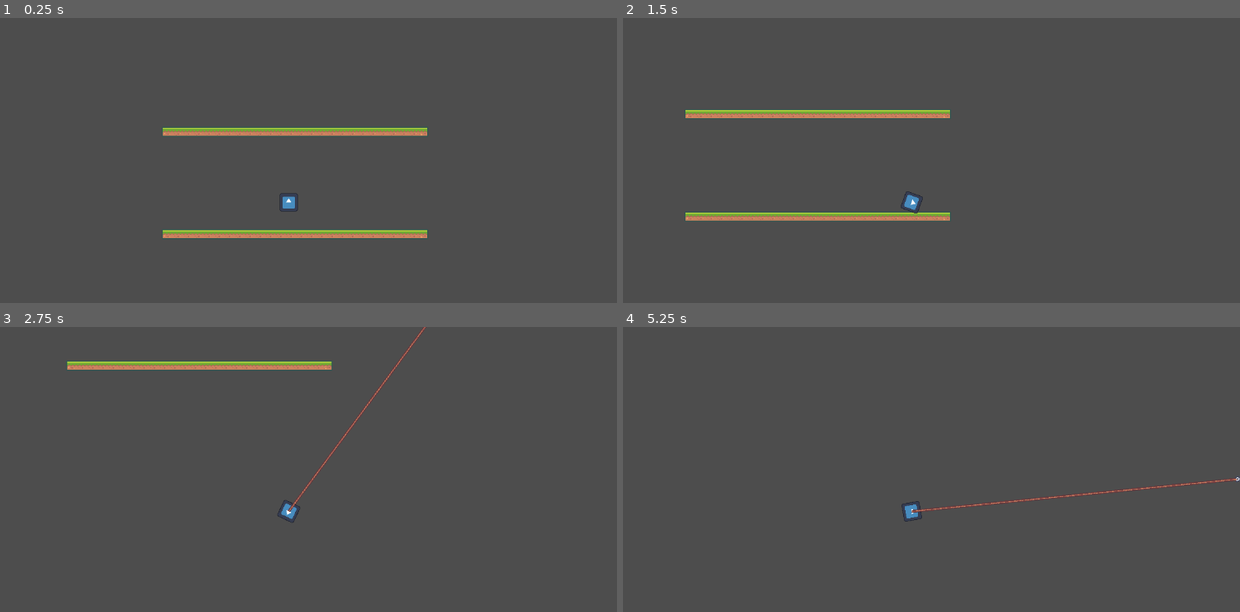
Above: before the commit, frames 1-4 (two rows, left to right).
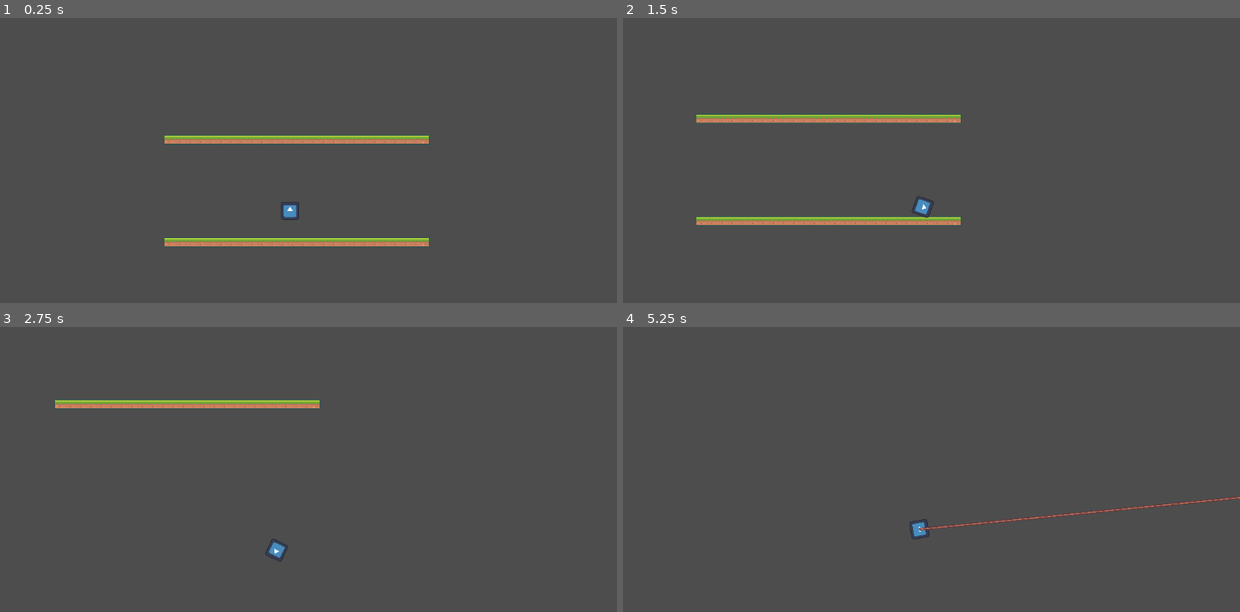
Above: after the commit, the same moments.

Repository: 10Zeeko/Grapls
Game: Godot game, scene res://Levels/level_test.tscn
Same seed, same stepped clock (60 frames per second), same inputs: the game is played once before the commit and once after it. The engine's default icon, where the game draws it, is replaced by a stand-in: a white triangle on a blue panel in a dark square.
Inputs (mouse positions are in pixels of both pictures, inside the frame that each line leads up to):
- Up to frame 1 (0.25 s): no input
- Up to frame 2 (1.5 s): move the mouse to (1054, 183) at 0.52 s; press the mouse at (1054, 183) at 0.53 s; hold D (right) from 0.53 s (still down); tap Space (jump) at 0.77 s; move the mouse to (783, 220) at 1.27 s; release the mouse at (783, 220) at 1.28 s; click (783, 220) at 1.35 s
- Up to frame 3 (2.75 s): tap Space (jump) at 1.52 s; move the mouse to (351, 429) at 2.02 s; release D (right) at 2.03 s; press the mouse at (351, 429) at 2.03 s; hold A (left) from 2.03 s (still down)
- Up to frame 4 (5.25 s): move the mouse to (875, 586) at 2.77 s; release A (left) at 2.78 s; release the mouse at (875, 586) at 2.78 s; hold D (right) 2.78-4.28 s; click (875, 586) at 2.85 s; tap Space (jump) at 3.02, 3.77, 4.52 s; tap Enter at 3.5 s; move the mouse to (1110, 566) at 3.52 s; press the mouse at (1110, 566) at 3.53 s; move the mouse to (715, 455) at 4.27 s; release the mouse at (715, 455) at 4.28 s; hold A (left) 4.28-5.03 s; click (715, 455) at 4.35 s; move the mouse to (943, 512) at 5.02 s; press the mouse at (943, 512) at 5.03 s; hold D (right) from 5.03 s (still down)

The runs differ from the first frame. In frame 1, 5.5% of the frame differs, in the area x 26-70%, y 38-81%; in frame 2, 4.4%; in frame 3, 3.5%; in frame 4, 1.0%.

Commit message:
New player state

Diff:
--- a/GameNodes/Player/player_controller.gd
+++ b/GameNodes/Player/player_controller.gd
@@ -1,6 +1,7 @@
 extends RigidBody2D
 
 @onready var arm = $Arm
+@onready var circle_collision = $CircleCollision
 @export var spring: PinJoint2D
 
 enum State {
@@ -16,11 +17,14 @@
 
 # Player speed
 var speed = 200
-var hook_force = 10
+
 # Jump force
 var jump_force = 300
 var speed_limit = 200
 var hook_speed_limit = 500
+
+# Hook
+var hook_force = 10
 
 func _physics_process(delta):
 	match current_state:
@@ -34,7 +38,9 @@
 			grapling_state()
 		State.HOOKED:
 			hooked_state()
-
+		State.THROW:
+			throw_state()
+	print (current_state)
 	spring.position = $Arm/Tip/StaticBody2D.global_position
 
 func idle_state():
@@ -83,7 +89,7 @@
 	if not arm.hooked:
 		spring.node_a = NodePath()
 		spring.node_b = NodePath()
-		current_state = State.IDLE
+		current_state = State.THROW
 		arm.hooked = false
 	else:
 		# Check the direction of movement
@@ -94,6 +100,13 @@
 			# Apply additional force to the left
 			self.apply_central_impulse(Vector2(-hook_force, 0))
 
+func throw_state():
+	if Input.is_action_pressed('right'):
+		# Apply additional force to the right
+		self.apply_central_impulse(Vector2(hook_force, 0))
+	elif Input.is_action_pressed('left'):
+		# Apply additional force to the left
+		self.apply_central_impulse(Vector2(-hook_force, 0))
 
 func _input(event):
 	if event is InputEventMouseButton:
@@ -101,3 +114,8 @@
 			arm.shoot(event.position - get_viewport().size * 0.5)
 		else:
 			arm.release()
+
+
+func _on_body_entered(body: PhysicsBody2D) -> void:
+	if current_state == State.THROW:
+		current_state = State.WALK
--- a/GameNodes/Player/player_controller.tscn
+++ b/GameNodes/Player/player_controller.tscn
@@ -9,16 +9,21 @@
 radius = 16.0312
 
 [node name="PlayerController" type="RigidBody2D"]
+disable_mode = 2
 script = ExtResource("1_4pjk5")
 
 [node name="Sprite2D" type="Sprite2D" parent="."]
 scale = Vector2(0.25, 0.25)
 texture = ExtResource("1_pnmlq")
 
-[node name="CollisionShape2D" type="CollisionShape2D" parent="."]
+[node name="CircleCollision" type="CollisionShape2D" parent="."]
 shape = SubResource("CircleShape2D_xbw5c")
 
 [node name="Arm" parent="." instance=ExtResource("4_vrdh2")]
 
 [node name="Camera2D" type="Camera2D" parent="."]
+position_smoothing_enabled = true
+position_smoothing_speed = 8.0
 script = ExtResource("3_nad11")
+
+[connection signal="body_entered" from="." to="." method="_on_body_entered"]
--- a/Scripts/Player/arm.gd
+++ b/Scripts/Player/arm.gd
@@ -8,7 +8,7 @@
 
 var flying = false
 var hooked = false
-var grappling_distance = 0.0
+var hook_posible_distance = 600
 
 func shoot(dir: Vector2):
 	direction = dir.normalized()
@@ -22,6 +22,10 @@
 # Called every frame. 'delta' is the elapsed time since the previous frame.
 func _process(delta) -> void:
 	self.visible = flying or hooked
+	var hook_distance = $Tip.position.distance_to(get_parent().get_parent().position)
+	if hook_distance > hook_posible_distance:
+		self.visible = false
+		hooked = false
 	if not self.visible:
 		return
 	var tip_loc = to_local(tip)
@@ -35,5 +39,4 @@
 		if $Tip.move_and_collide(direction * SPEED):
 			hooked = true
 			flying = false
-			grappling_distance = $Tip.position.distance_to(get_parent().get_parent().position)
 		tip = $Tip.global_position
